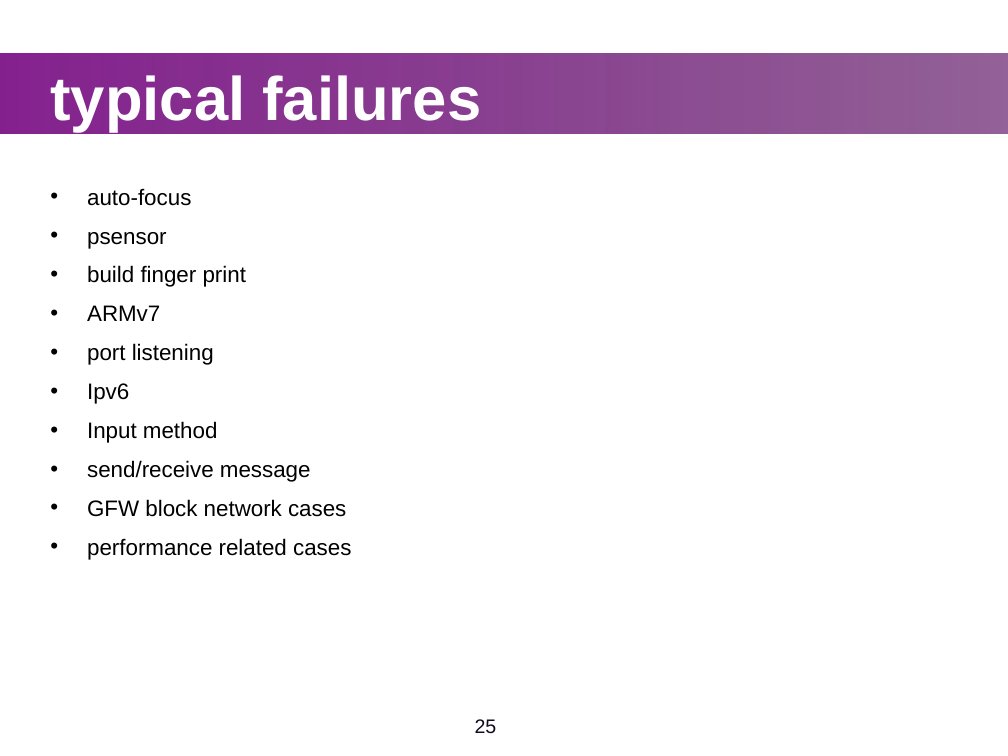
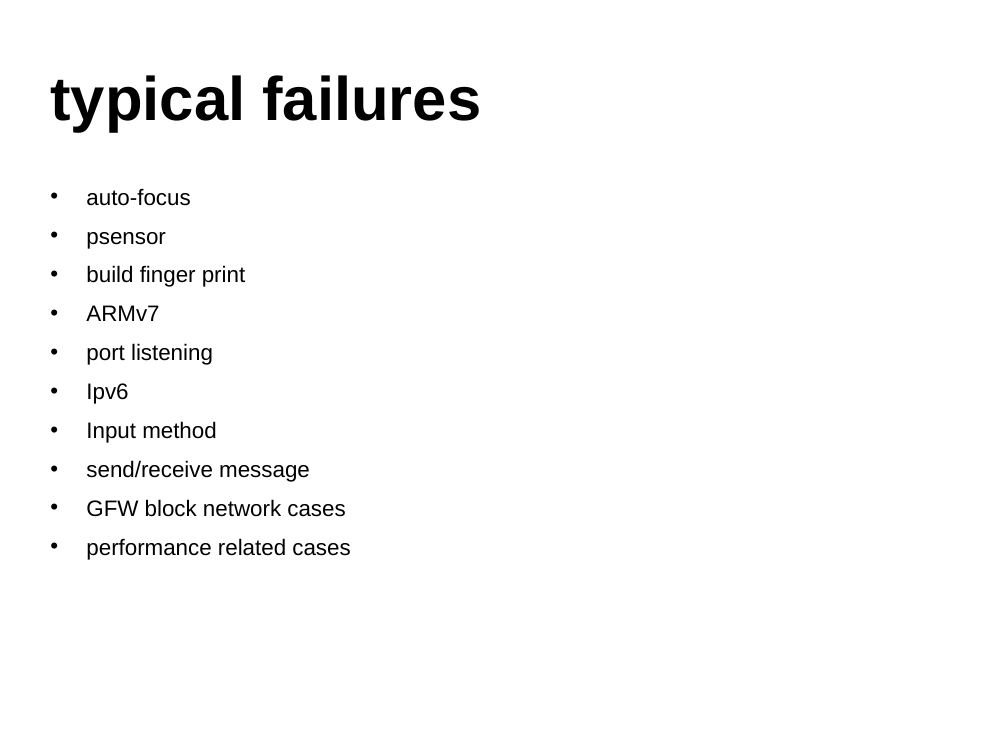
Before and after one commit to widerules/system-information, a slide deck: slide 24 of cts/CTS-training.ppt (slide 25 before the commit). Drawn at 1008x756 pixels with LibreOffice and Linux fonts; fonts in the diff are those of the drawing; background and template pictures are left out. Boxes give left, top, right and bottom in pixels: in the first picture for what was removed or moved away, otherwise in the second. Text is boxed around its words. In the diff, an @@ line names an element or a change of style, - is before the commit and + after.

```diff
--- a/cts/CTS-training.ppt
+++ b/cts/CTS-training.ppt
@@ rectangle removed at (x1=0, y1=53, x2=1008, y2=133) @@
@@ text "typical failures" at (x1=50, y1=75, x2=481, y2=132): text colour #FFFFFF to #000000 @@
@@ page number removed at (x1=475, y1=719, x2=497, y2=734) @@
-25
```
Also in this commit, not shown: 40 other slides changed, 1 slide added, 2 slides removed.
